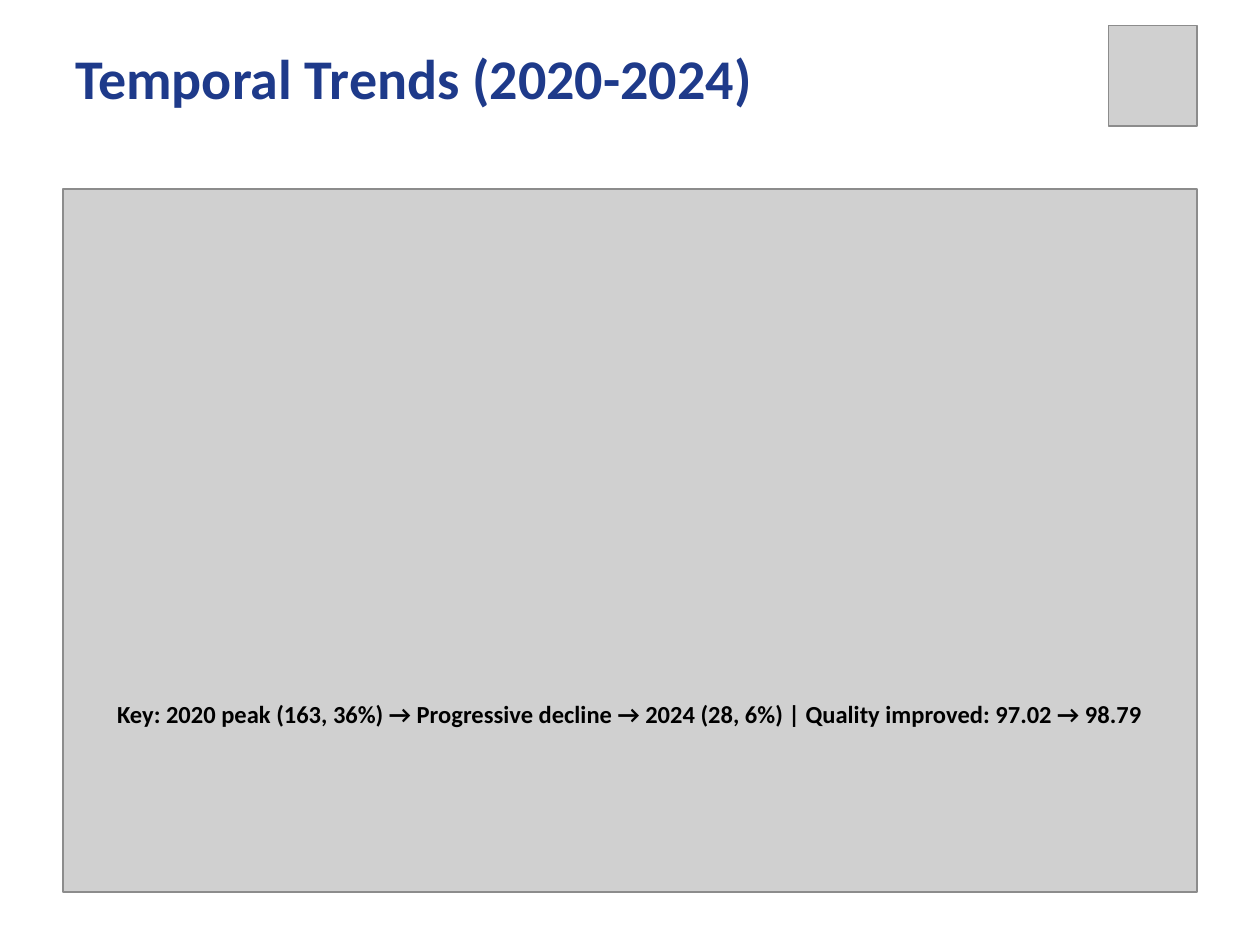
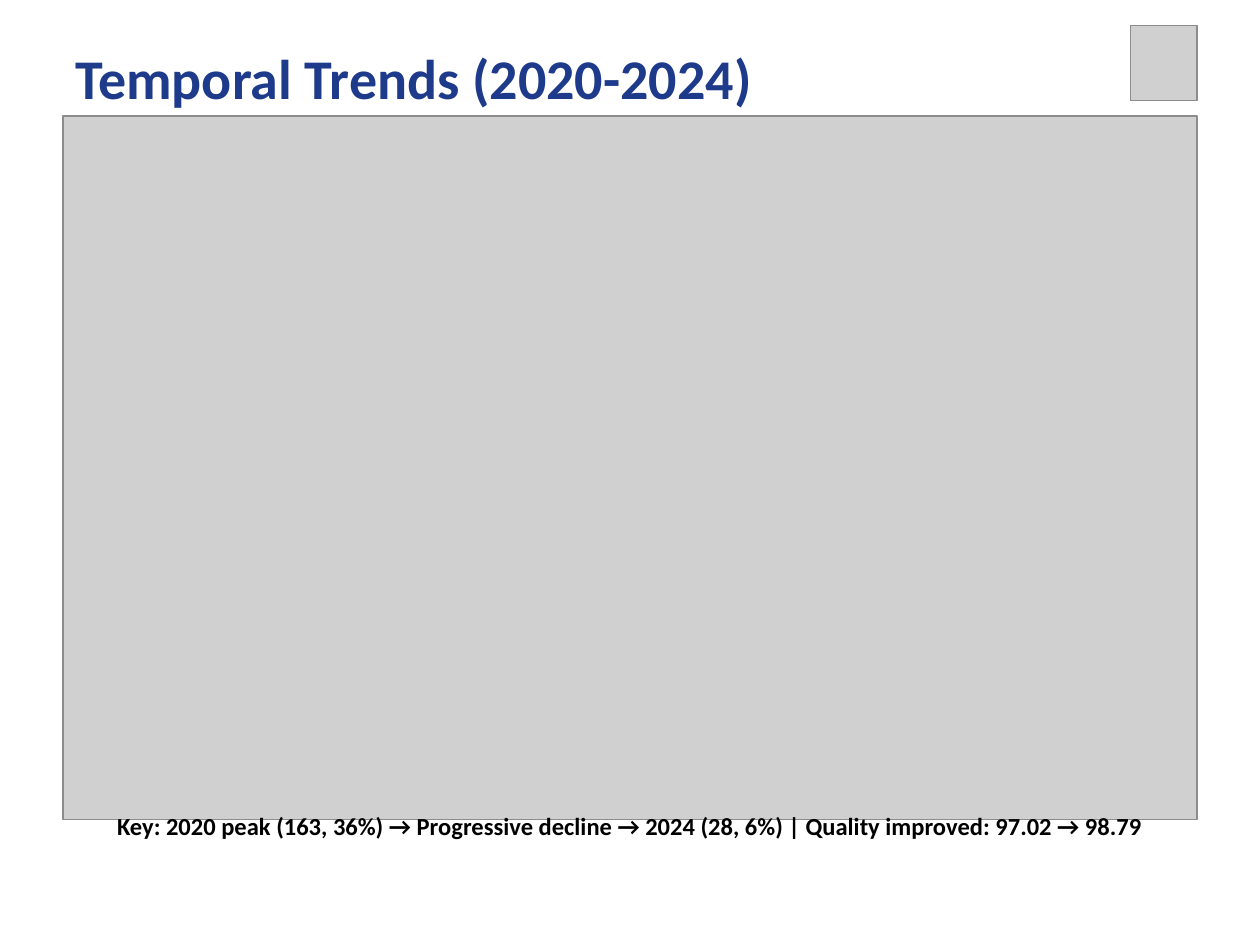
Before and after one commit to eskgyimah/Capstone, a slide deck: slide 6 of PRESENTATION/CAPSTONE_PRESENTATION.pptx. Drawn at 1260x945 pixels with LibreOffice and Linux fonts; fonts in the diff are those of the drawing; grey boxes stand for pictures. Boxes give left, top, right and bottom in pixels: in the first picture for what was removed or moved away, otherwise in the second. Text is boxed around its words. In the diff, an @@ line names an element or a change of style, - is before the commit and + after.

```diff
--- a/PRESENTATION/CAPSTONE_PRESENTATION.pptx
+++ b/PRESENTATION/CAPSTONE_PRESENTATION.pptx
@@ picture: place and size @@
-picture at bbox=[1109, 25, 1197, 126]
+picture at bbox=[1130, 25, 1197, 101]
@@ picture: place and size @@
-picture at bbox=[63, 189, 1197, 892]
+picture at bbox=[63, 116, 1197, 819]
@@ text "Key: 2020 peak (163, 36%) ..." rewrapped from bbox=[117, 705, 1141, 727] to bbox=[117, 815, 1141, 841] @@
```
Also in this commit, not shown: 9 other slides changed.
